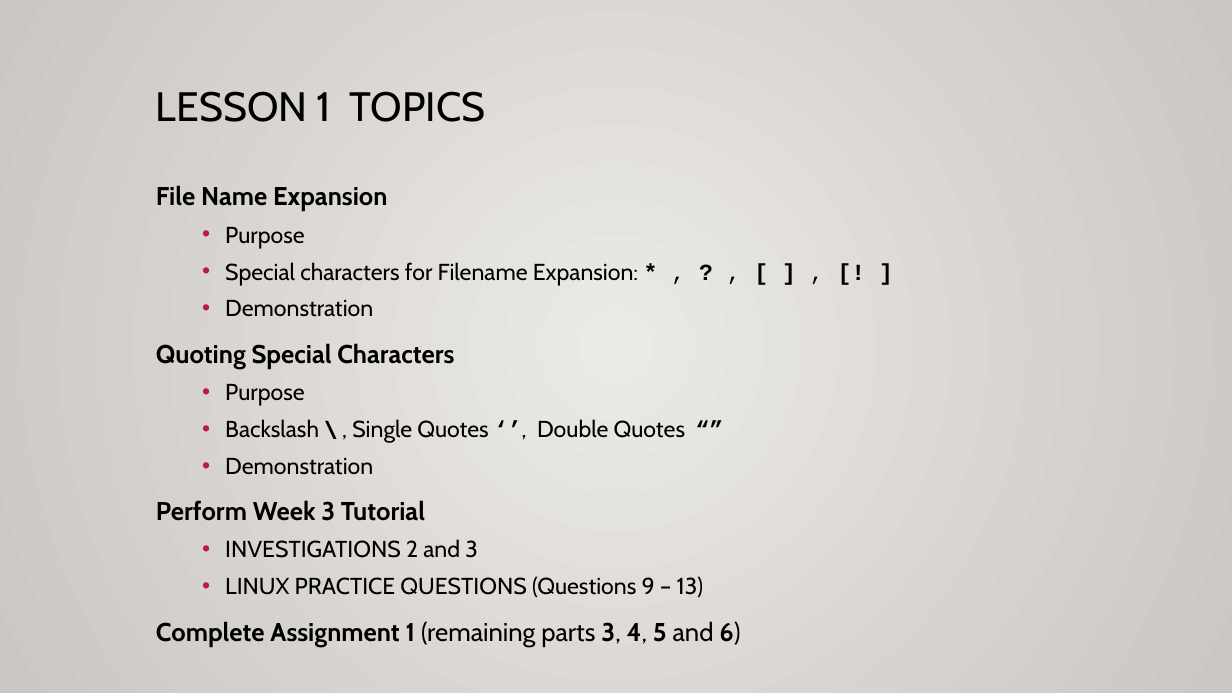
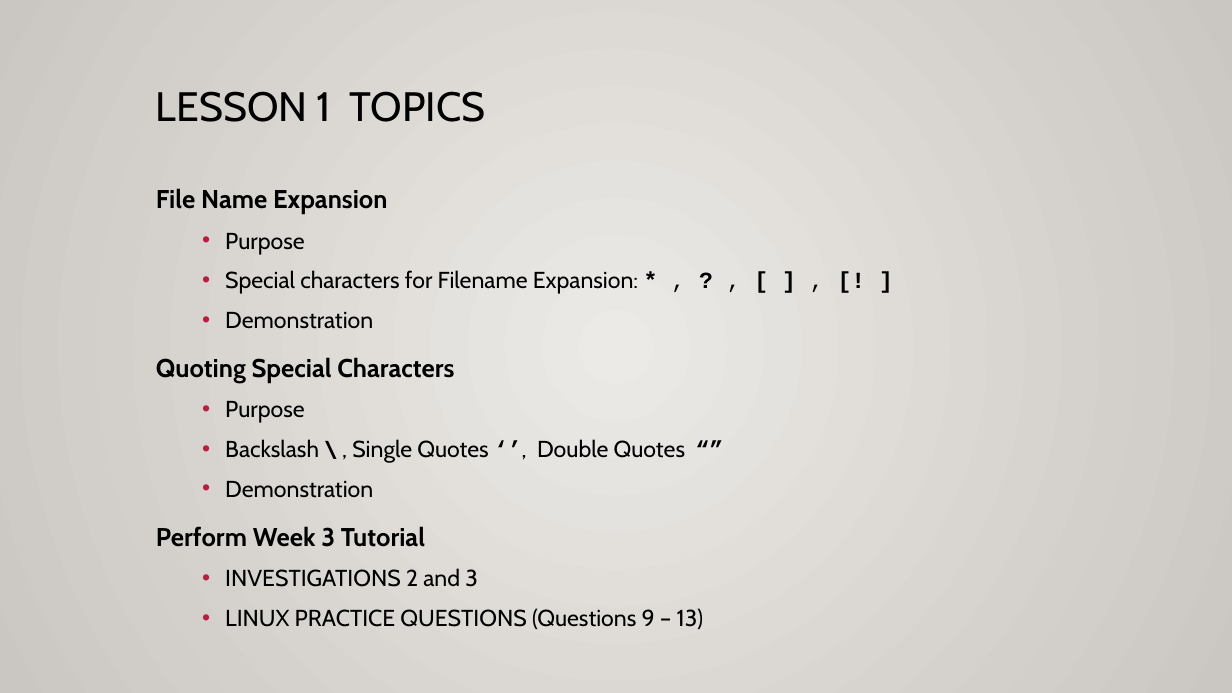
Before and after one commit to Seneca-ICTOER/OSL640, a slide deck: slide 12 of static/slides/OSL640-Week3.pptx. Drawn at 1232x693 pixels with LibreOffice and Linux fonts; fonts in the diff are those of the drawing. Boxes give left, top, right and bottom in pixels: in the first picture for what was removed or moved away, otherwise in the second. Text is boxed around its words. In the diff, an @@ line names an element or a change of style, - is before the commit and + after.

```diff
--- a/static/slides/OSL640-Week3.pptx
+++ b/static/slides/OSL640-Week3.pptx
@@ text "File Name Expansion" at bbox=[156, 188, 703, 629]: line spacing 1.1 to 1.2 @@
@@ text at bbox=[156, 621, 740, 646]: paragraph removed @@
-Complete Assignment 1 (remaining parts 3, 4, 5 and 6)
```
Also in this commit, not shown: 2 other slides changed, 13 other files.
